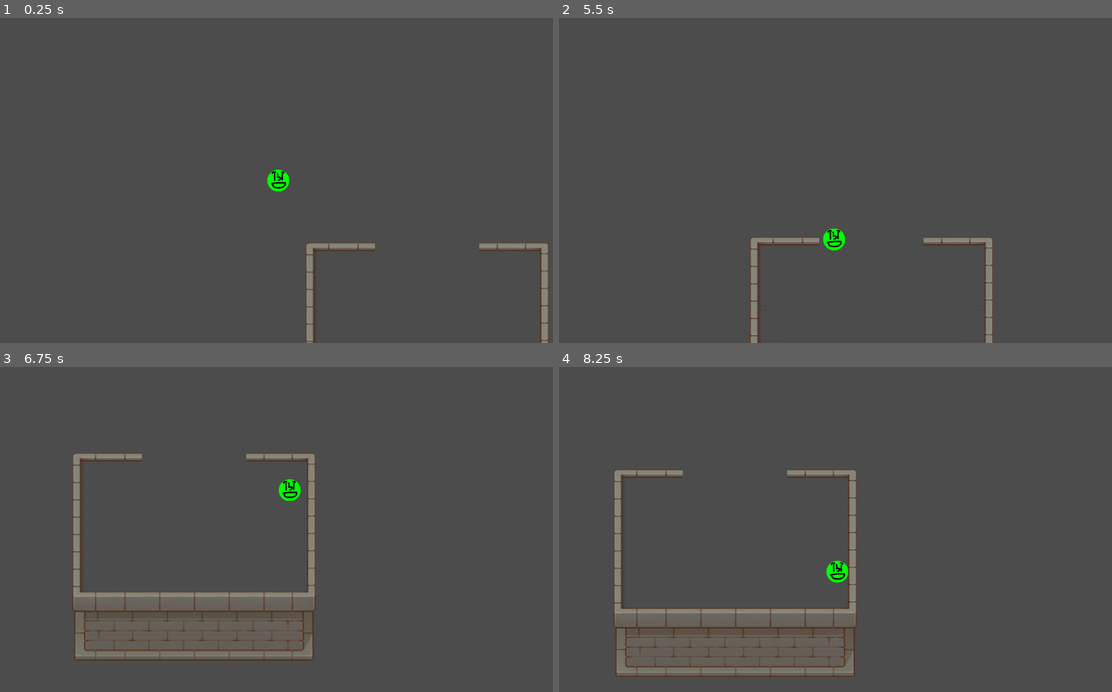
Above: before the commit, frames 1-4 (two rows, left to right).
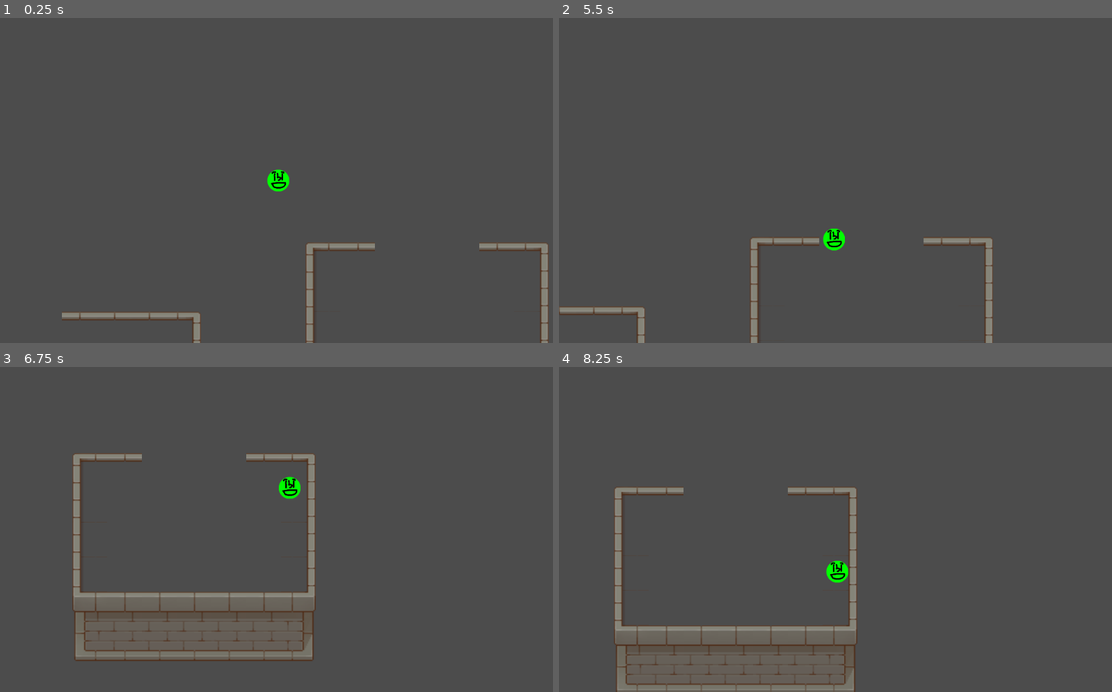
Above: after the commit, the same moments.

Repository: EispriStic/Francis
Game: Godot game, scene res://Scenes/MainScene.tscn
Two runs of this game, one before a commit and one after it. Both use one fixed random seed, a clock stepped at 60 frames per second and the inputs below.
Inputs:
- Up to frame 1 (0.25 s): no input
- Up to frame 2 (5.5 s): tap Enter at 0.5 s; hold D (right) 0.53-1.28 s; hold Shift (sprint) 0.53-1.28 s; hold S (down) 1.28-2.03 s; tap Shift (sprint) at 1.35, 2.85, 4.35 s; hold D (right) 2.03-2.78 s; hold Shift (sprint) 2.03-2.78 s; hold Z (up) 2.78-3.53 s; hold Shift (sprint) 3.53-4.28 s; hold Q (left) 3.53-5.03 s; hold S (down) from 5.03 s (still down); hold Shift (sprint) from 5.03 s (still down)
- Up to frame 3 (6.75 s): release S (down) at 5.78 s; release Shift (sprint) at 5.78 s; hold D (right) 5.78-6.53 s; tap Shift (sprint) at 5.85 s; hold Z (up) from 6.53 s (still down); hold Shift (sprint) from 6.53 s (still down)
- Up to frame 4 (8.25 s): release Z (up) at 7.28 s; release Shift (sprint) at 7.28 s; hold D (right) 7.28-8.03 s; tap Shift (sprint) at 7.35 s; tap Space at 8 s; hold S (down) from 8.03 s (still down); hold Shift (sprint) from 8.03 s (still down)

The runs differ from the first frame. In frame 1, 0.6% of the frame differs, in the area x 11-37%, y 90-100%; in frame 2, 0.6%; in frame 3, 0.2%; in frame 4, 7.2%, in the area x 9-54%, y 31-100%.

Commit message:
Fix Hitbox

Diff:
--- a/Francis/Scenes/MainScene.tscn
+++ b/Francis/Scenes/MainScene.tscn
@@ -253,14 +253,14 @@
 tile_set = SubResource( 2 )
 cell_size = Vector2( 32, 32 )
 format = 1
-tile_data = PoolIntArray( 327684, 3, 0, 327685, 4, 0, 327689, 4, 0, 327690, 5, 0, 393220, 2, 0, 393226, 6, 0, 458756, 2, 0, 458762, 6, 0, 524292, 2, 0, 524298, 6, 0, 589828, 7, 0, 589829, 0, 0, 589830, 0, 0, 589831, 0, 0, 589832, 0, 0, 589833, 0, 0, 589834, 8, 0 )
+tile_data = PoolIntArray( 327684, 3, 0, 327685, 4, 0, 327689, 4, 0, 327690, 5, 0, 393220, 2, 0, 393226, 6, 0, 524275, 3, 0, 524276, 4, 0, 524277, 4, 0, 524278, 4, 0, 524279, 4, 0, 524285, 4, 0, 524286, 4, 0, 524287, 4, 0, 458752, 5, 0, 458756, 2, 0, 458762, 6, 0, 589811, 2, 0, 524288, 6, 0, 524292, 2, 0, 524298, 6, 0, 655347, 2, 0, 589824, 6, 0, 589828, 7, 0, 589829, 0, 0, 589830, 0, 0, 589831, 0, 0, 589832, 0, 0, 589833, 0, 0, 589834, 8, 0, 720883, 2, 0, 655360, 6, 0, 786419, 2, 0, 720896, 6, 0, 851955, 2, 0, 786432, 6, 0, 917491, 2, 0, 851968, 6, 0, 983027, 7, 0, 983028, 0, 0, 983029, 0, 0, 983030, 0, 0, 983031, 0, 0, 983032, 0, 0, 983033, 0, 0, 983034, 0, 0, 983035, 0, 0, 983036, 0, 0, 983037, 0, 0, 983038, 0, 0, 983039, 0, 0, 917504, 8, 0 )
 
 [node name="TileDerriere" type="TileMap" parent="."]
 z_index = -1
 tile_set = SubResource( 2 )
 cell_size = Vector2( 32, 32 )
 format = 1
-tile_data = PoolIntArray( 655364, 10, 0, 655365, 1, 0, 655366, 1, 0, 655367, 1, 0, 655368, 1, 0, 655369, 1, 0, 655370, 9, 0 )
+tile_data = PoolIntArray( 655364, 10, 0, 655365, 1, 0, 655366, 1, 0, 655367, 1, 0, 655368, 1, 0, 655369, 1, 0, 655370, 9, 0, 1048563, 10, 0, 1048564, 1, 0, 1048565, 1, 0, 1048566, 1, 0, 1048567, 1, 0, 1048568, 1, 0, 1048569, 1, 0, 1048570, 1, 0, 1048571, 1, 0, 1048572, 1, 0, 1048573, 1, 0, 1048574, 1, 0, 1048575, 1, 0, 983040, 9, 0 )
 
 [node name="Camera2D" type="Camera2D" parent="."]
 position = Vector2( 103, 103 )
--- a/Francis/Scenes/Player.tscn
+++ b/Francis/Scenes/Player.tscn
@@ -3,8 +3,8 @@
 [ext_resource path="res://spritycheri.png" type="Texture" id=1]
 [ext_resource path="res://KinematicBody2D.gd" type="Script" id=2]
 
-[sub_resource type="RectangleShape2D" id=1]
-extents = Vector2( 50, 91.5 )
+[sub_resource type="CircleShape2D" id=1]
+radius = 52.0024
 
 [node name="KinematicBody2D" type="KinematicBody2D"]
 script = ExtResource( 2 )
@@ -13,5 +13,5 @@
 texture = ExtResource( 1 )
 
 [node name="CollisionShape2D" type="CollisionShape2D" parent="."]
-position = Vector2( 0, -41.5 )
+position = Vector2( 0, -0.5 )
 shape = SubResource( 1 )
